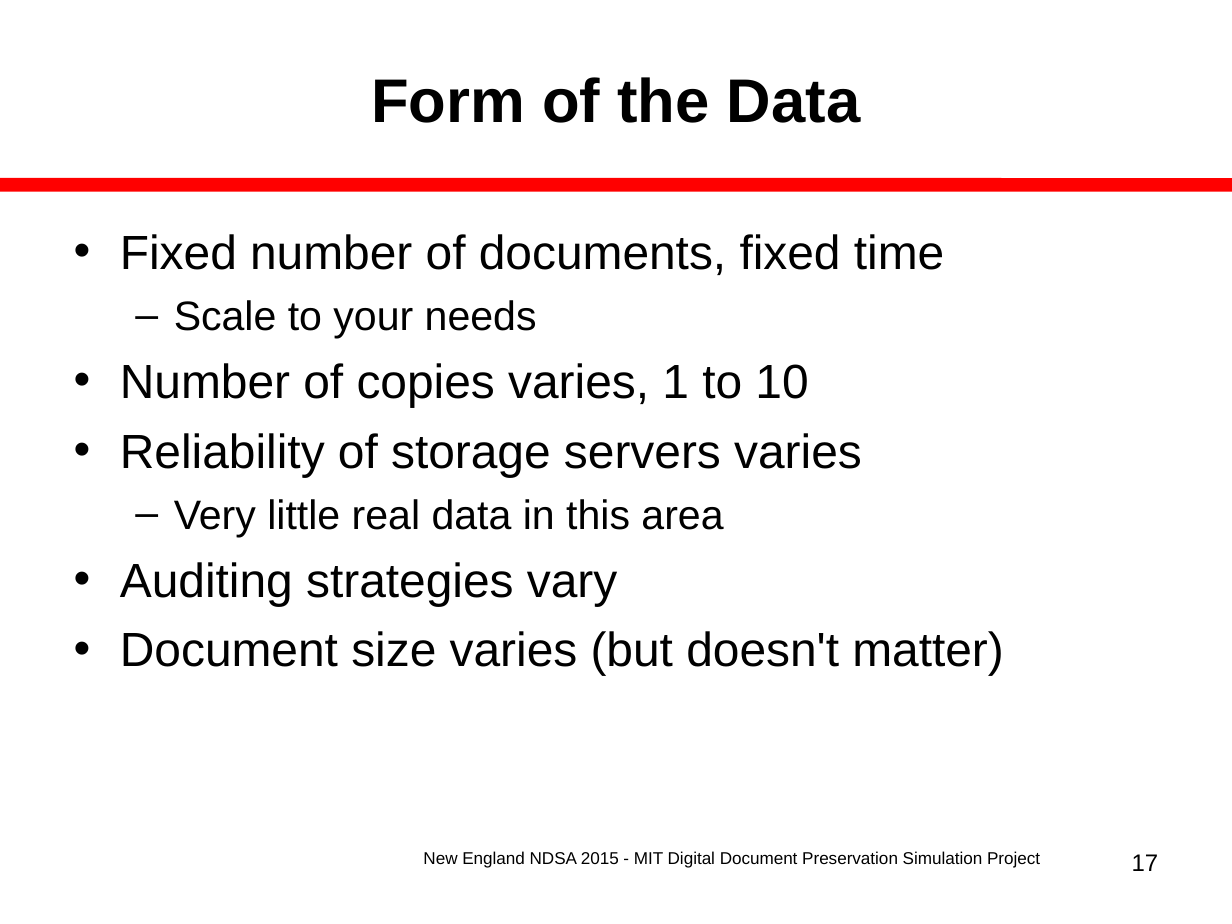
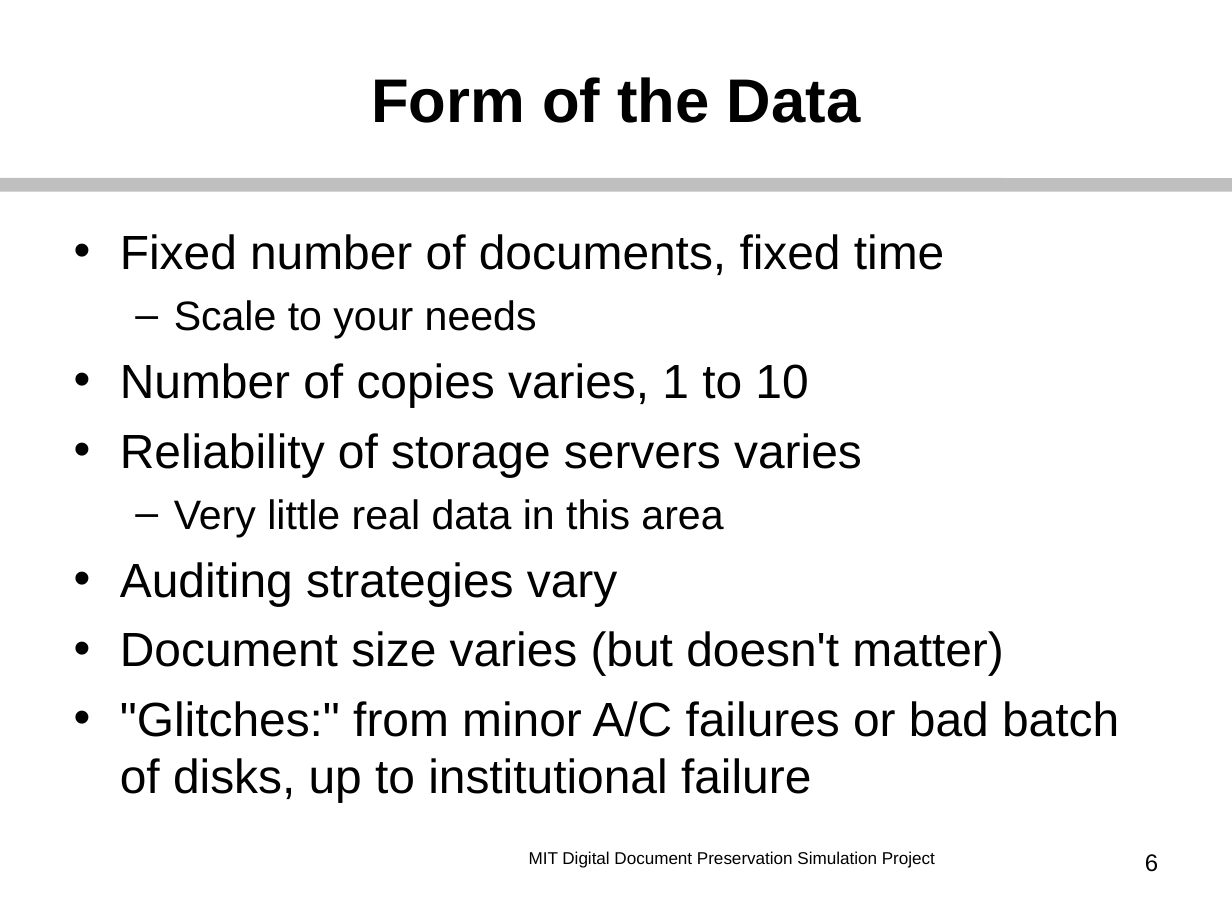
Before and after one commit to MIT-Informatics/PreservationSimulation, a slide deck: slide 6 of shelf/docs/Slides_NewEnglandNDSA.ppt (slide 17 before the commit). Drawn at 1232x924 pixels with LibreOffice and Linux fonts; fonts in the diff are those of the drawing. Boxes give left, top, right and bottom in pixels: in the first picture for what was removed or moved away, otherwise in the second. Text is boxed around its words. In the diff, an @@ line names an element or a change of style, - is before the commit and + after.

```diff
--- a/shelf/docs/Slides_NewEnglandNDSA.ppt
+++ b/shelf/docs/Slides_NewEnglandNDSA.ppt
@@ line (0, 185) - (1232, 185): stroke #FF0000 7.99 pt to #BFBFBF 7.99 pt @@
@@ text at [120,701,1119,802]: paragraph added @@
+• "Glitches:" from minor A/C failures or bad batch of disks, up to institutional failure
@@ text at [529,851,935,868]: text changed @@
-New England NDSA 2015 - MIT Digital Document Preservation Simulation Project
+MIT Digital Document Preservation Simulation Project
@@ page number at [1145,854,1158,872]: text changed @@
-17
+6
```
Also in this commit, not shown: 10 other slides changed, 1 slide added, 6 slides removed, 2 other files.
